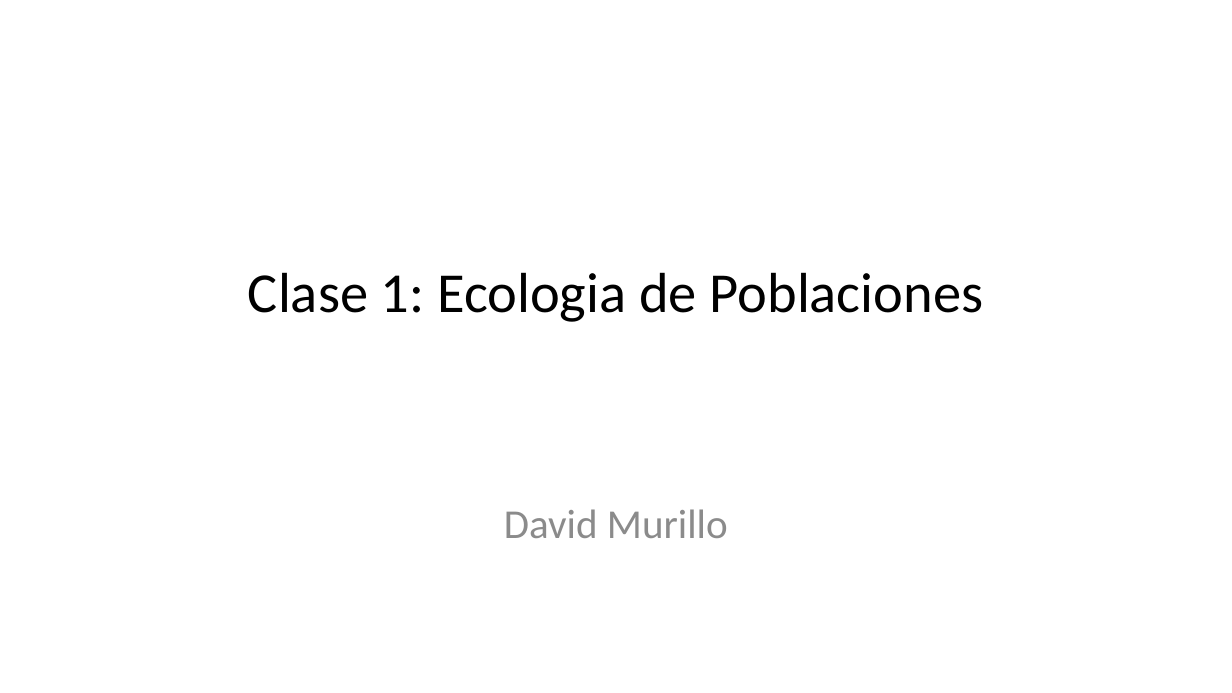
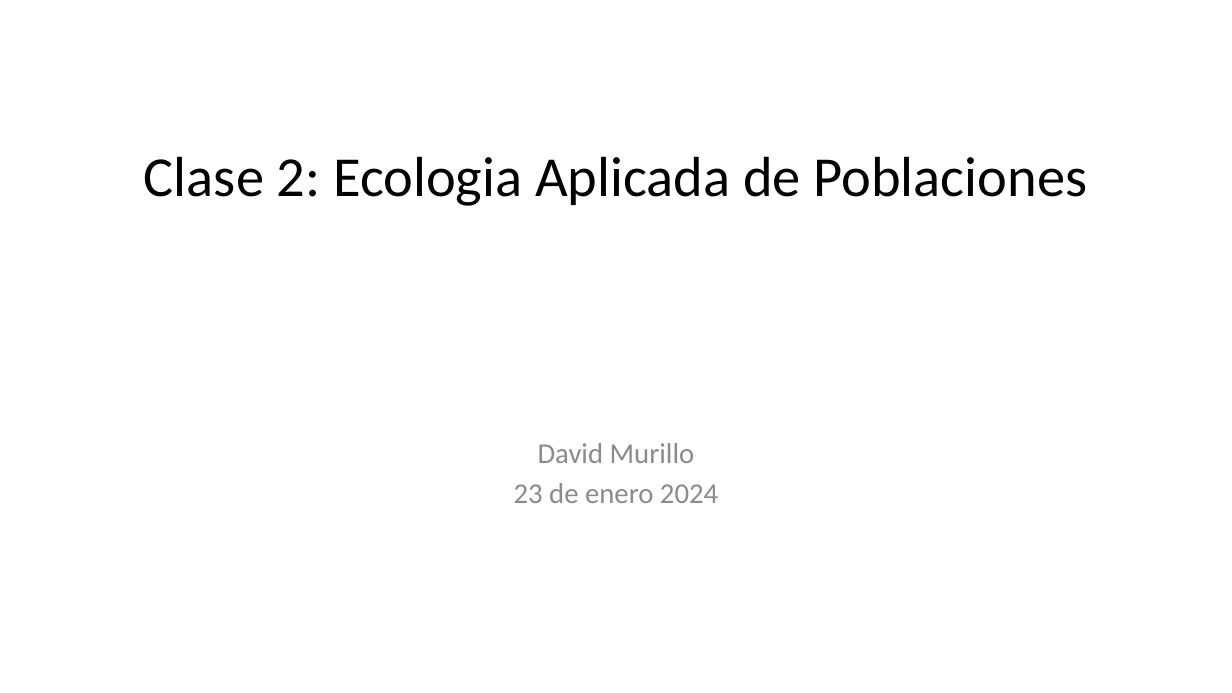
Before and after one commit to davidmurillohn/EcologiaAplicadaDePoblaciones, a slide deck: slide 1 of Clase2.pptx. Drawn at 1232x693 pixels with LibreOffice and Linux fonts; fonts in the diff are those of the drawing. Boxes give left, top, right and bottom in pixels: in the first picture for what was removed or moved away, otherwise in the second. Text is boxed around its words. In the diff, an @@ line names an element or a change of style, - is before the commit and + after.

```diff
--- a/Clase2.pptx
+++ b/Clase2.pptx
@@ title at [144,156,1088,206]: text changed @@
-Clase 1: Ecologia de Poblaciones
+Clase 2: Ecologia Aplicada de Poblaciones
@@ subtitle "David Murillo": place and size @@
-subtitle "David Murillo" at [504,509,728,538]
+subtitle "David Murillo" at [514,443,718,503]
@@ subtitle at [538,443,695,463]: size 24 to 16.8 pt in "David Murillo"; less space between paragraphs @@
@@ subtitle at [514,483,718,503]: paragraph added @@
+23 de enero 2024
```
Also in this commit, not shown: 3 other slides changed, 1 slide added, 1 slide removed.
